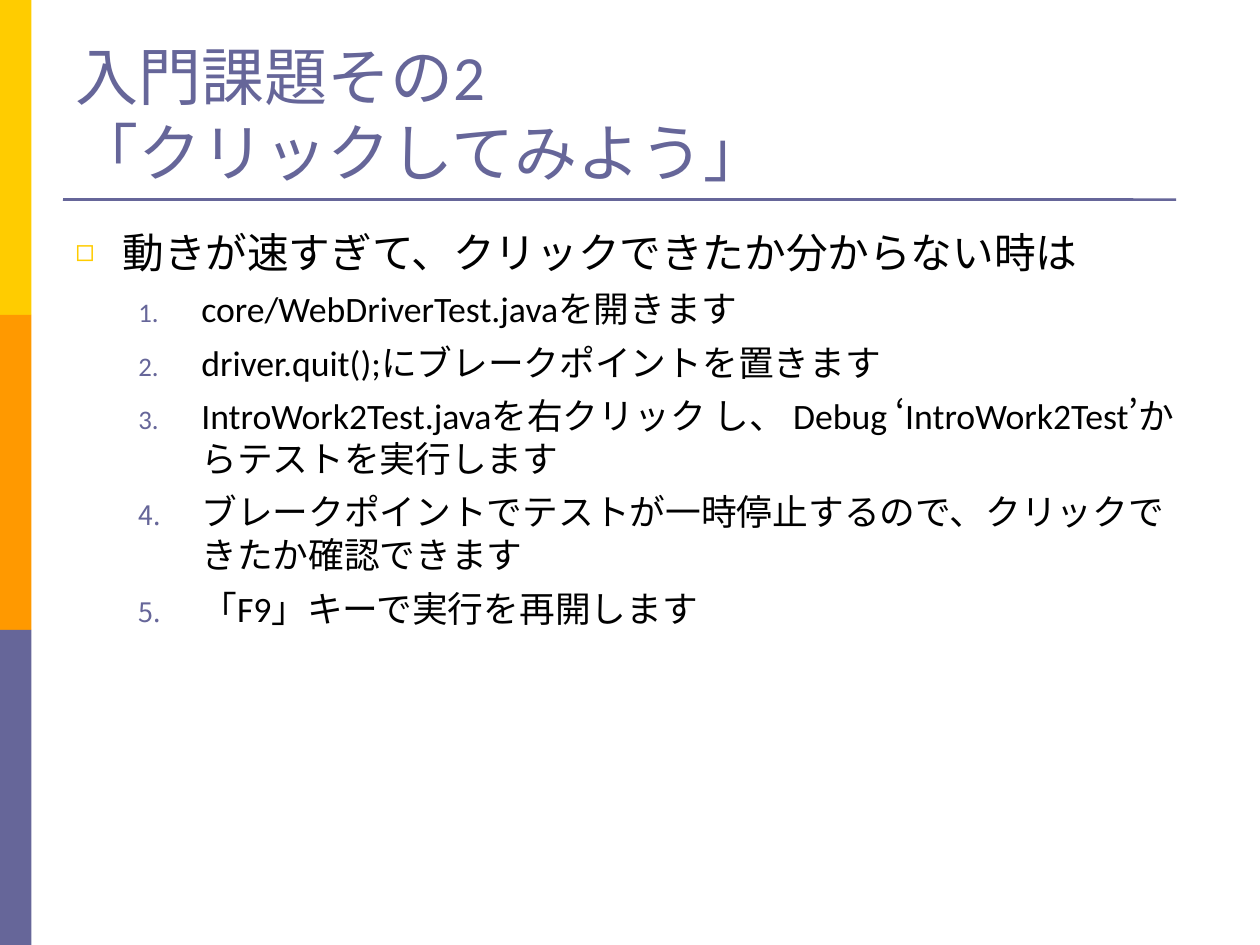
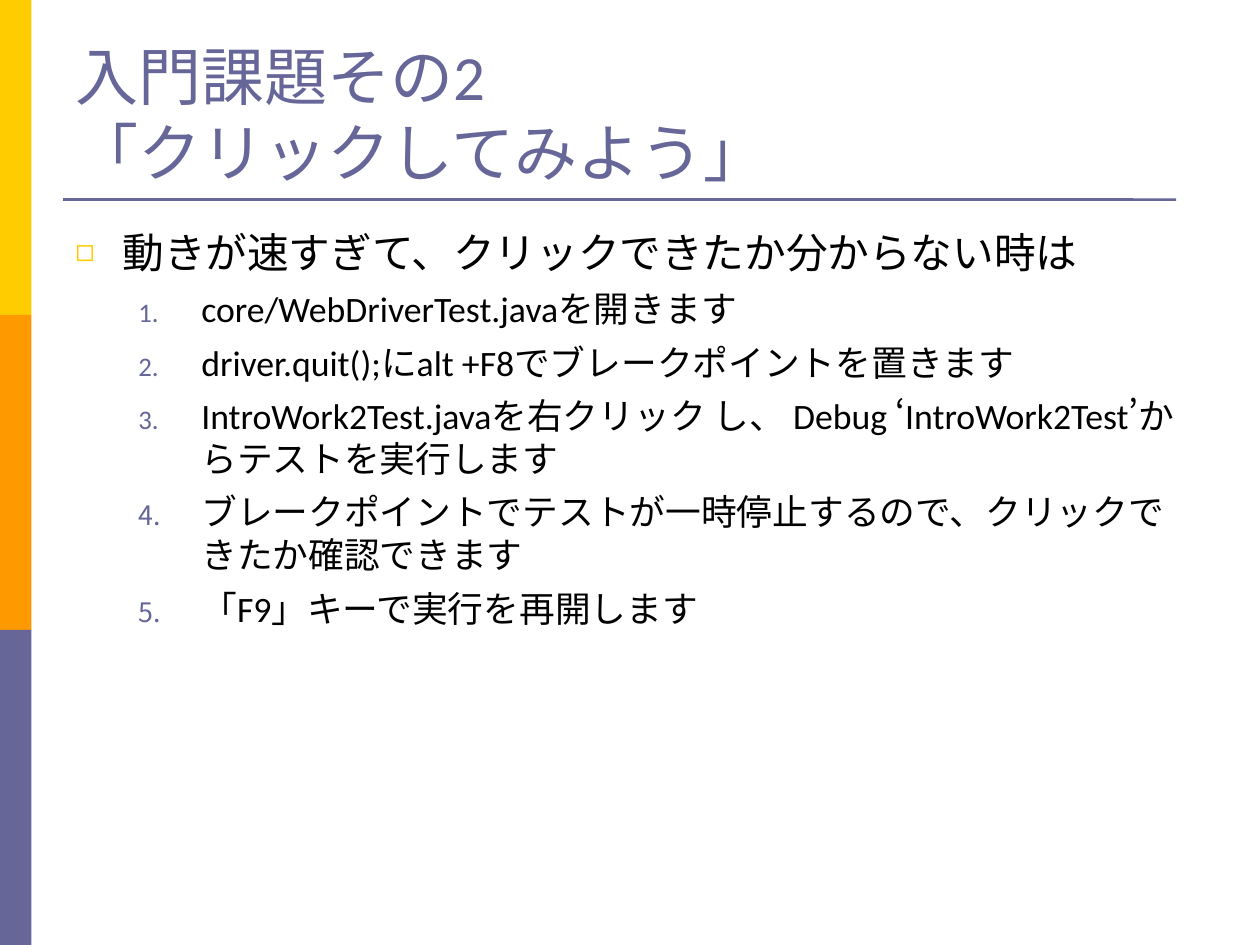
Before and after one commit to takuY-U2/STARHotel, a slide deck: slide 18 of docs/Slide.ppt. Drawn at 1260x945 pixels with LibreOffice and Linux fonts; fonts in the diff are those of the drawing. Boxes give left, top, right and bottom in pixels: in the first picture for what was removed or moved away, otherwise in the second. Text is boxed around its words. In the diff, an @@ line names an element or a change of style, - is before the commit and + after.

```diff
--- a/docs/Slide.ppt
+++ b/docs/Slide.ppt
@@ text at [201,346,1014,382]: text changed @@
-  2. driver.quit();にブレークポイントを置きます
+  2. driver.quit();にalt +F8でブレークポイントを置きます
```
Also in this commit, not shown: 5 other slides changed, 1 other file.
